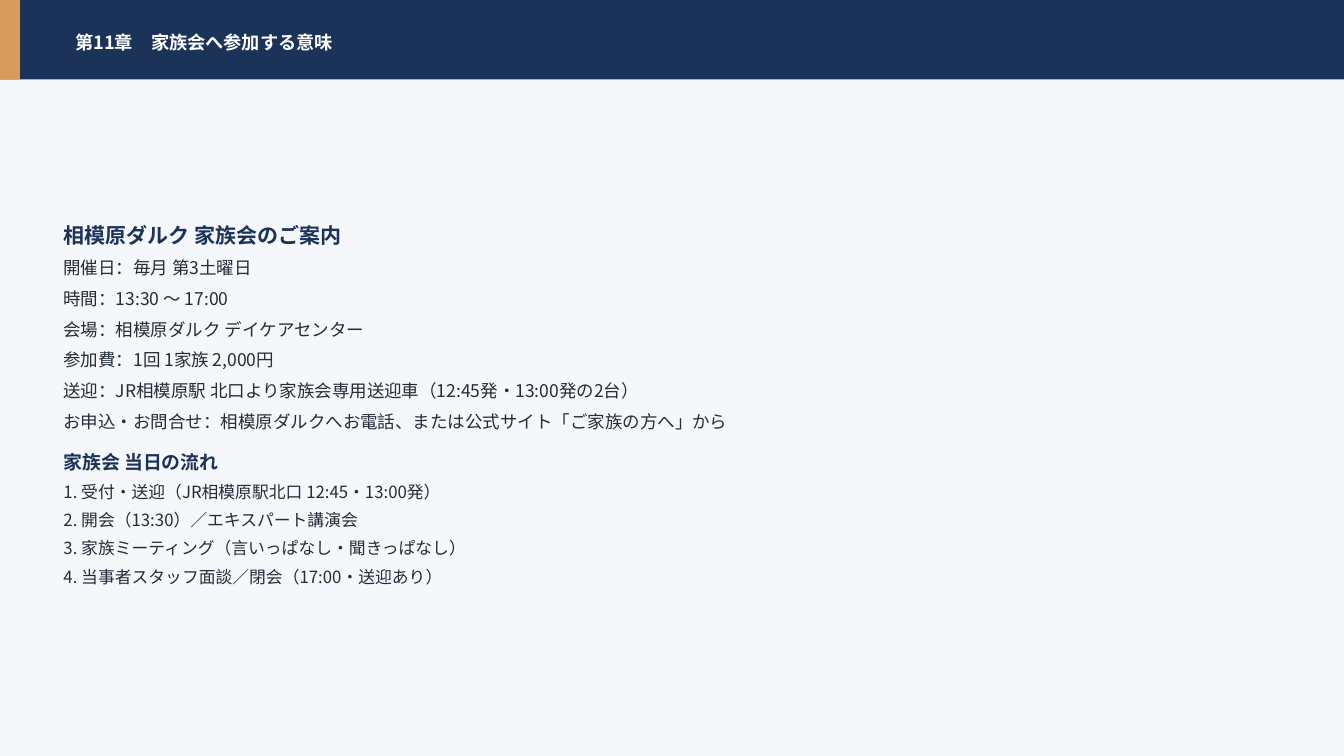
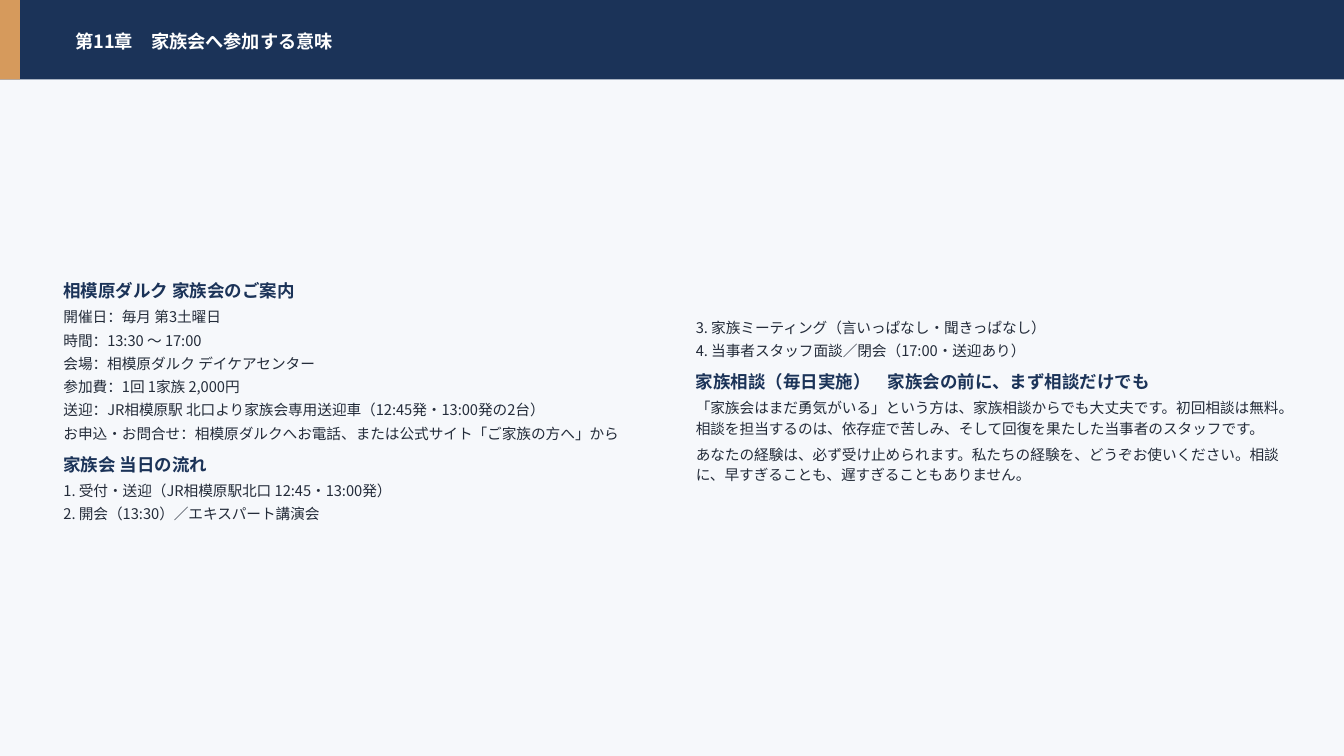
Before and after one commit to hiderock84-sys/darca, a slide deck: slide 26 of public/manual.pptx (slide 73 before the commit). Drawn at 1344x756 pixels with LibreOffice and Linux fonts; fonts in the diff are those of the drawing. Boxes give left, top, right and bottom in pixels: in the first picture for what was removed or moved away, otherwise in the second. Text is boxed around its words. In the diff, an @@ line names an element or a change of style, - is before the commit and + after.

```diff
--- a/public/manual.pptx
+++ b/public/manual.pptx
@@ rectangle at <box>0,0,1344,756</box>: fill #F5F7FB to #F6F8FB @@
@@ text "相模原ダルク 家族会のご案内" at <box>63,282,618,521</box>: size 15 to 12.5 pt in "相模原ダルク 家族会のご案内"; size 12.5 to 10.5 pt in "開催日：毎月 第3土曜日", "時間：13:30 〜 17:00", "会場：相模原ダルク デイケアセンター", "参加費：1回 1家族 2,000円" and 2 more places; size 13.5 to 12.5 pt in "家族会 当日の流れ"; size 12 to 10.5 pt in "1. 受付・送迎（JR相模原駅北口 12:45・13:00発）", "2. 開会（13:30）／エキスパート講演会"; line spacing 1.2 to 1.16; more space between paragraphs; less space between paragraphs @@
@@ text added at <box>696,320,1293,481</box>, 10.5 pt, text #242C3A @@
+3. 家族ミーティング（言いっぱなし・聞きっぱなし）
+4. 当事者スタッフ面談／閉会（17:00・送迎あり）
+家族相談（毎日実施） 家族会の前に、まず相談だけでも
+「家族会はまだ勇気がいる」という方は、家族相談からでも大丈夫です。初回相談は無料。相談を担当するのは、依存症で苦しみ、そして回復を果たした当事者のスタッフです。
+あなたの経験は、必ず受け止められます。私たちの経験を、どうぞお使いください。相談に、早すぎることも、遅すぎることもありません。
@@ text at <box>63,540,466,585</box>: paragraphs removed @@
-3. 家族ミーティング（言いっぱなし・聞きっぱなし）
-4. 当事者スタッフ面談／閉会（17:00・送迎あり）
```
Also in this commit, not shown: 31 other slides changed, 49 slides removed, 1 other file.
